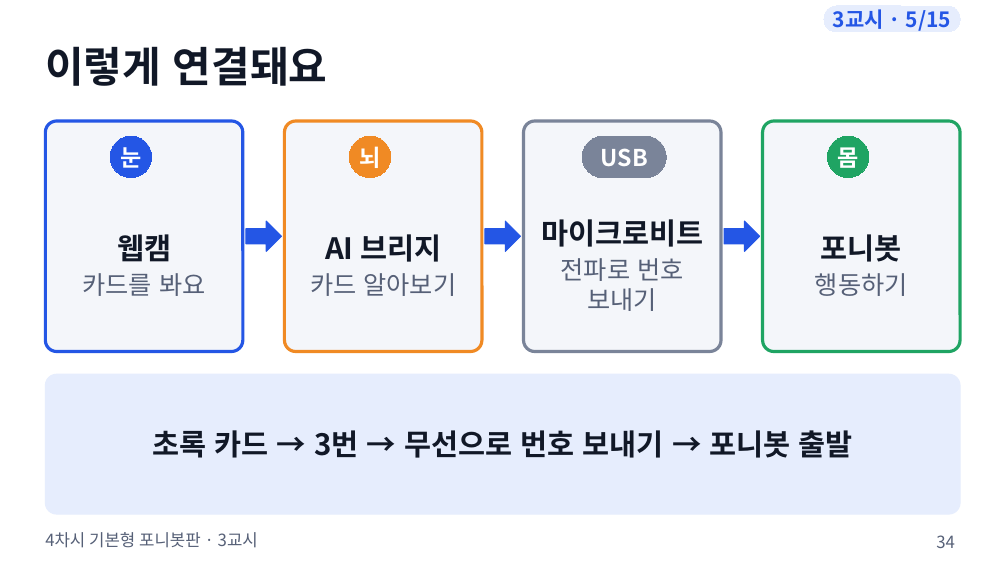
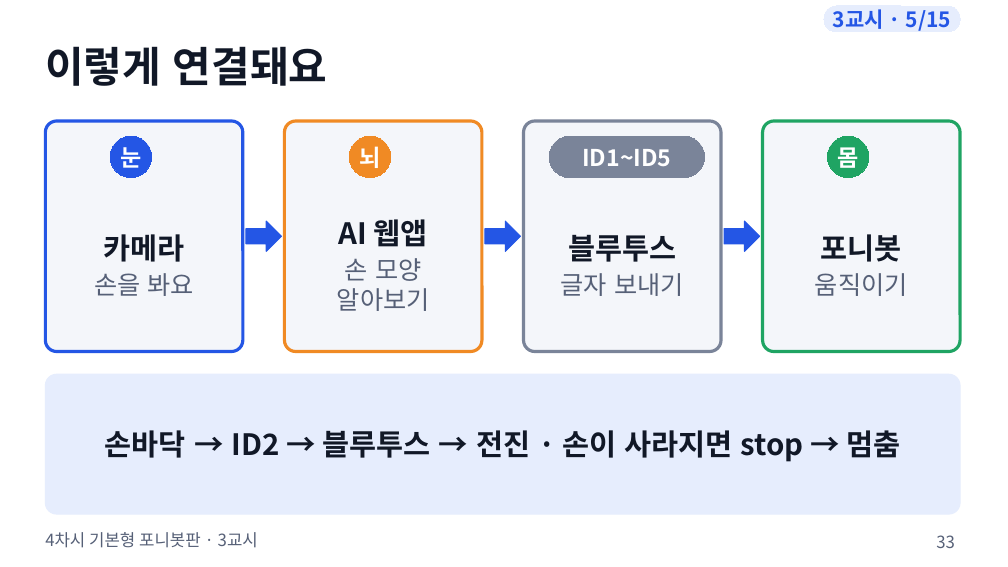
Before and after one commit to boundaryx01-uniquelife/microbit, a slide deck: slide 33 of bridge/ponybot/materials/포니봇_4차시_기본형/ponybot_4차시_수업슬라이드.pptx (slide 34 before the commit). Drawn at 1008x567 pixels with LibreOffice and Linux fonts; fonts in the diff are those of the drawing. Boxes give left, top, right and bottom in pixels: in the first picture for what was removed or moved away, otherwise in the second. Text is boxed around its words. In the diff, an @@ line names an element or a change of style, - is before the commit and + after.

```diff
--- a/bridge/ponybot/materials/포니봇_4차시_기본형/ponybot_4차시_수업슬라이드.pptx
+++ b/bridge/ponybot/materials/포니봇_4차시_기본형/ponybot_4차시_수업슬라이드.pptx
@@ rounded rectangle "ID1~ID5": place and size @@
-rounded rectangle "ID1~ID5" at [582,136,666,178]
+rounded rectangle "ID1~ID5" at [549,136,705,178]
@@ text in rounded rectangle at [582,149,671,166]: text changed @@
-USB
+ID1~ID5
@@ text at [94,234,194,296]: text changed @@
-웹캠
-카드를 봐요
+카메라
+손을 봐요
@@ text at [337,219,430,311]: text changed @@
-AI 브리지
-카드 알아보기
+AI 웹앱
+손 모양 알아보기
@@ text at [561,235,684,296]: text changed @@
-마이크로비트
-전파로 번호 보내기
+블루투스
+글자 보내기
@@ text at [815,273,908,296]: text changed @@
-행동하기
+움직이기
@@ text at [105,430,901,462]: text changed @@
-초록 카드 → 3번 → 무선으로 번호 보내기 → 포니봇 출발
+손바닥 → ID2 → 블루투스 → 전진 · 손이 사라지면 stop → 멈춤
@@ page number at [936,535,955,548]: text changed @@
-34
+33
```
Also in this commit, not shown: 22 other slides changed, 17 slides added, 18 slides removed, 10 other files.
